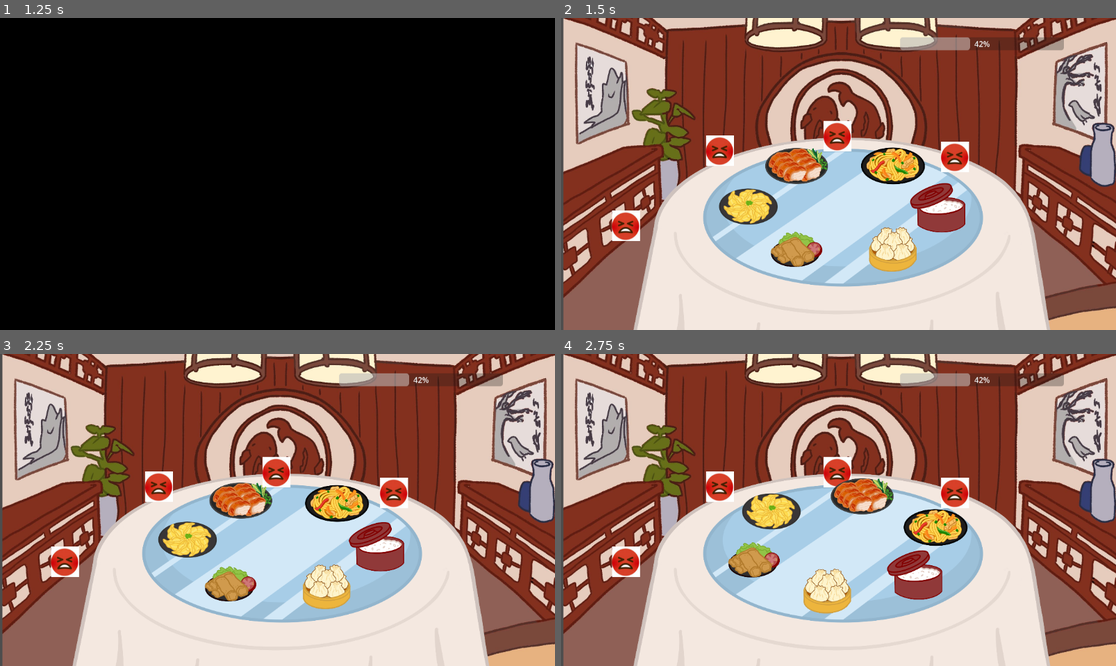
Above: before the commit, frames 1-4 (two rows, left to right).
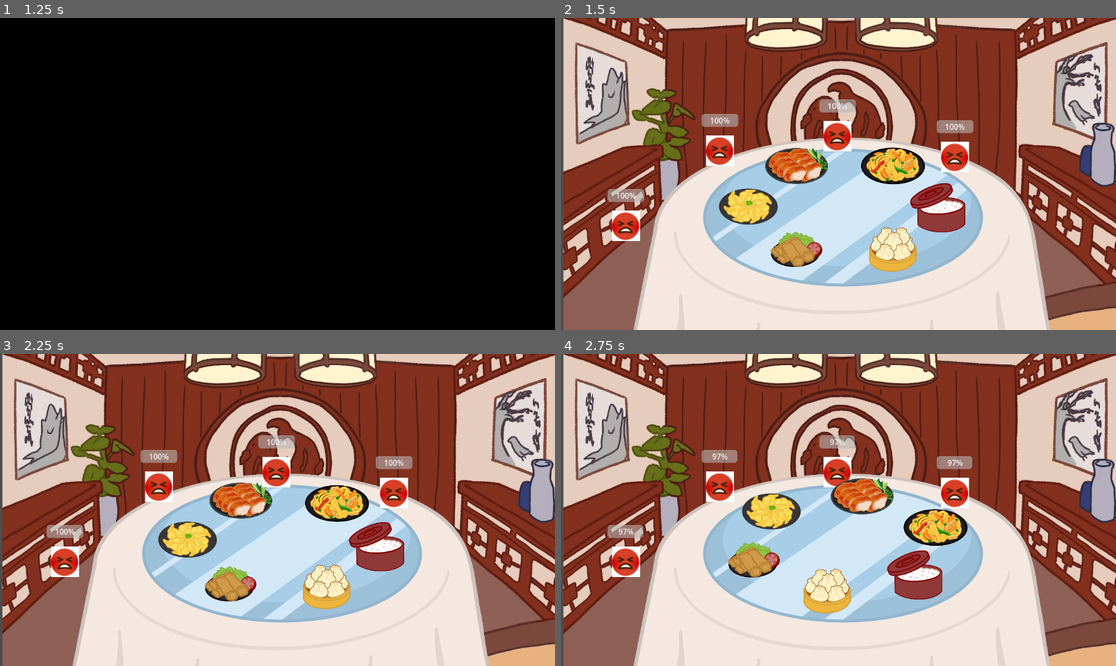
Above: after the commit, the same moments.

Repository: game-dev-besties/lupe_game
Game: Godot game, scene res://scenes/cutscene.tscn
Two runs of this game, one before a commit and one after it. Both use one fixed random seed, a clock stepped at 60 frames per second and the inputs below.
Inputs (mouse positions are in pixels of both pictures, inside the frame that each line leads up to):
- Up to frame 1 (1.25 s): click "SKIP" at 0.5 s
- Up to frame 2 (1.5 s): click "SKIP" at 1.25 s
- Up to frame 3 (2.25 s): tap Enter (ui_accept) at 2 s; move the mouse to (377, 544) at 2.02 s; hold Right (ui_right) from 2.03 s (still down); click (377, 544) at 2.17 s
- Up to frame 4 (2.75 s): keep holding Right (ui_right); tap Enter (ui_accept) at 2.27 s

Frame 1 is identical in both runs. In frame 2, 2.2% of the frame differs, in the area x 8-91%, y 6-60%; in frame 3, 2.2%; in frame 4, 2.2%.

Commit message:
hunger bar

Diff:
--- a/scenes/NPC.tscn
+++ b/scenes/NPC.tscn
@@ -14,3 +14,9 @@
 unhappy_texture = ExtResource("4_x6c3r")
 
 [node name="Sprite2D" type="Sprite2D" parent="."]
+
+[node name="HealthBar" type="ProgressBar" parent="."]
+offset_left = -38.0
+offset_top = -77.0
+offset_right = 38.0
+offset_bottom = -50.0
--- a/scenes/game.tscn
+++ b/scenes/game.tscn
@@ -88,12 +88,6 @@
 [node name="Game" type="Node2D"]
 script = ExtResource("1_lkgvj")
 
-[node name="HealthBar" type="ProgressBar" parent="."]
-offset_left = 701.0
-offset_top = 94.0
-offset_right = 1041.0
-offset_bottom = 121.0
-
 [node name="spinningthing" type="Node2D" parent="."]
 position = Vector2(586, 448)
 script = ExtResource("3_p57ef")
--- a/scripts/game.gd
+++ b/scripts/game.gd
@@ -1,10 +1,8 @@
 extends Node2D
-
 
 # Called when the node enters the scene tree for the first time.
 func _ready():
 	$Transition/AnimationPlayer.play("fade_in")
-	$HealthBar.value = 42
 
 # Called every frame. 'delta' is the elapsed time since the previous frame.
 func _process(_delta):
--- a/scripts/npc.gd
+++ b/scripts/npc.gd
@@ -10,6 +10,8 @@
 var desired_item_name: String
 var placement_angle: float
 var consumption_timer: float
+var hunger_timer: Timer
+var hunger: int = 100
 
 @onready var sprite: Sprite2D = $Sprite2D
 
@@ -18,14 +20,28 @@
 	self.desired_item_name = data.get("desire", "")
 	self.consumption_timer = data.get("timer", 1.0)
 	self.satiation = data.get("satiation", 0)
+	$HealthBar.value = hunger
 
 func _ready():
 	update_emotion()
+
+	hunger_timer = Timer.new()
+	hunger_timer.wait_time = 1
+	hunger_timer.one_shot = false
+	hunger_timer.autostart = true
+	add_child(hunger_timer)
+	hunger_timer.connect("timeout", _on_hunger_timeout)
+
+func _on_hunger_timeout():
+	hunger = max(hunger - 3, 0)
+	$HealthBar.value = hunger
 
 func eat(satiation_value: int):
 	if satiation < MAX_SATIATION:
 		satiation = min(satiation + satiation_value, MAX_SATIATION)
 		print(name + "'s satiation is now: " + str(satiation))
+		hunger = 100
+		$HealthBar.value = hunger
 		update_emotion()
 
 func react(is_correct_dish: bool):
